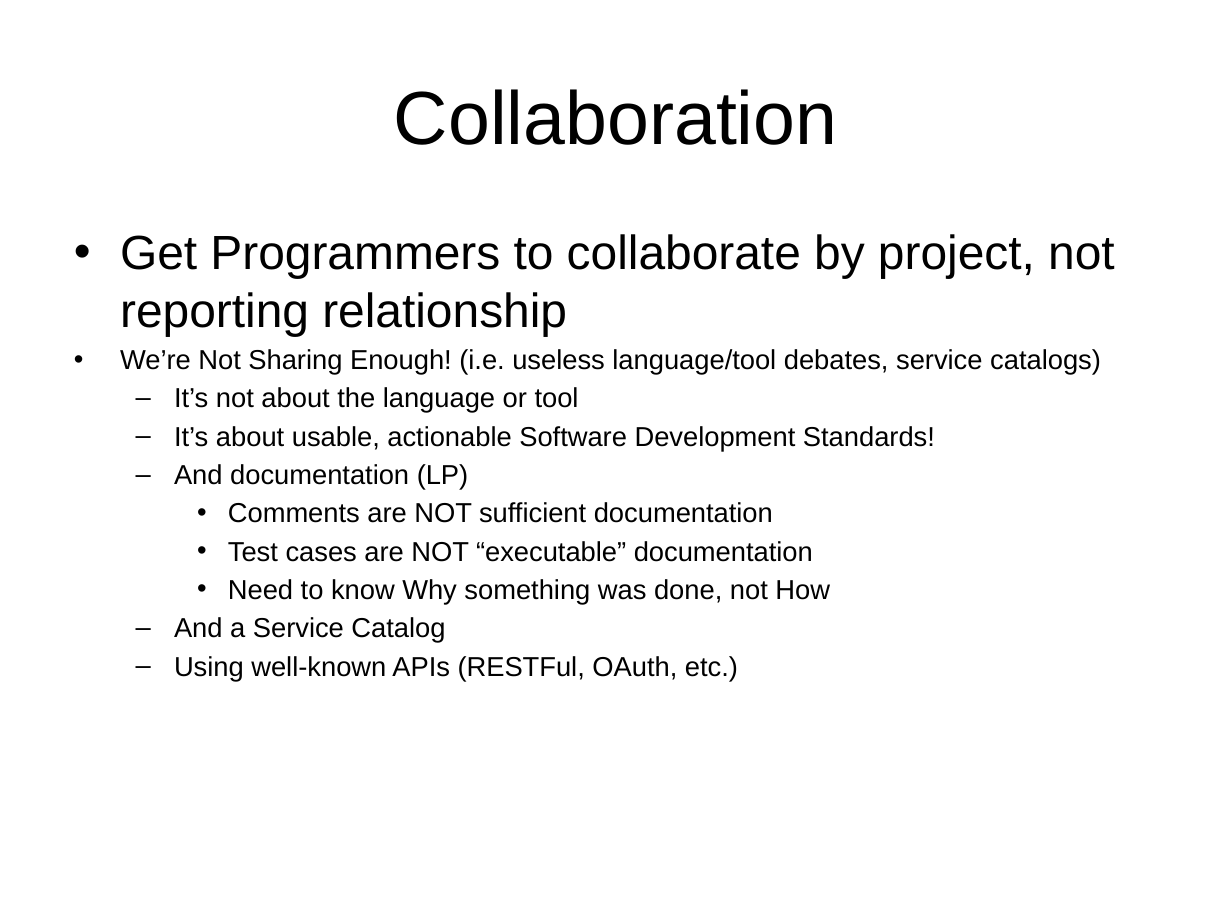
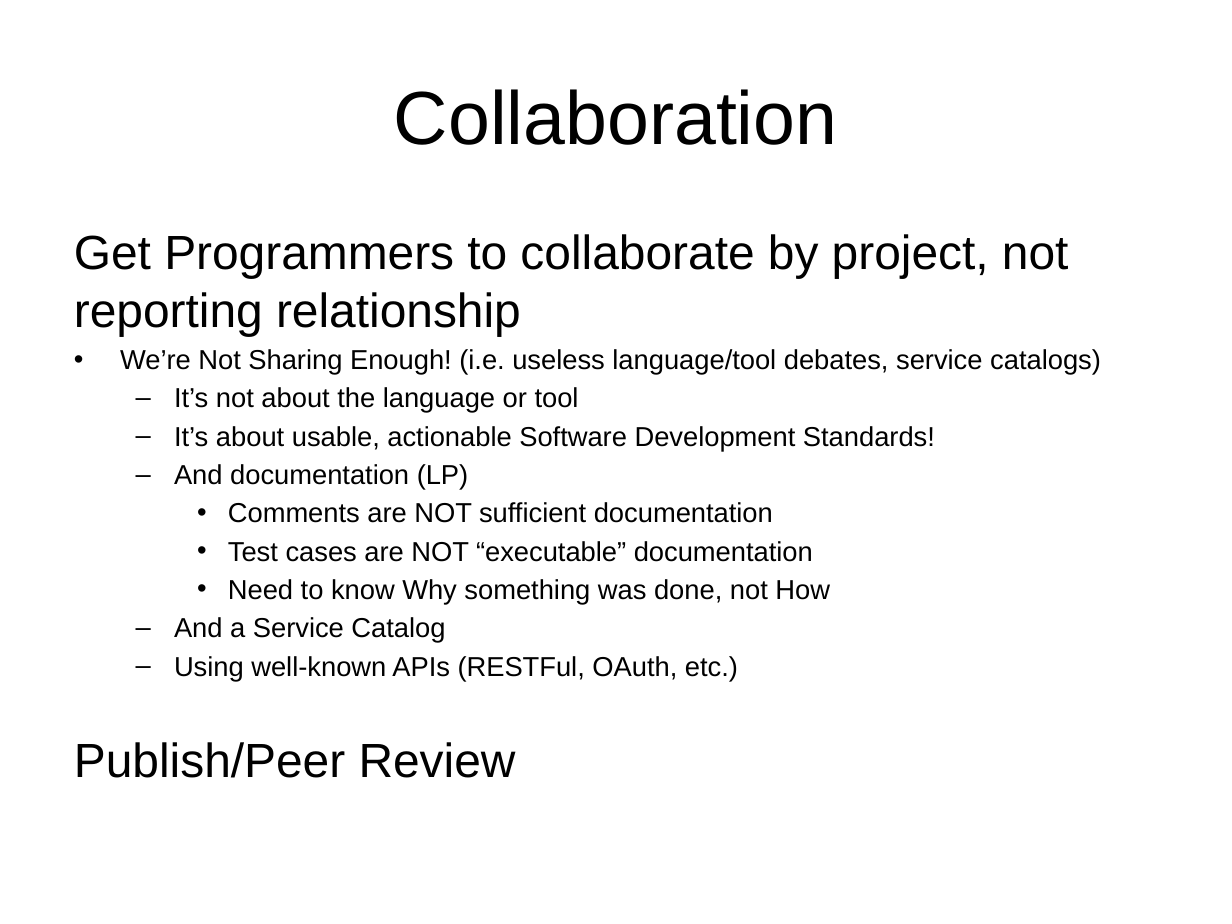
Before and after one commit to acgetchell/Presentations, a slide deck: slide 5 of TIF-Ignite.pptx. Drawn at 1232x924 pixels with LibreOffice and Linux fonts; fonts in the diff are those of the drawing; background and template pictures are left out. Boxes give left, top, right and bottom in pixels: in the first picture for what was removed or moved away, otherwise in the second. Text is boxed around its words. In the diff, an @@ line names an element or a change of style, - is before the commit and + after.

```diff
--- a/TIF-Ignite.pptx
+++ b/TIF-Ignite.pptx
@@ text at (x1=74, y1=234, x2=1069, y2=336): bullet • to none @@
@@ text at (x1=74, y1=742, x2=516, y2=778): paragraph added @@
+Publish/Peer Review
```
Also in this commit, not shown: 1 other slide changed, 7 slides added, 1 other file.
